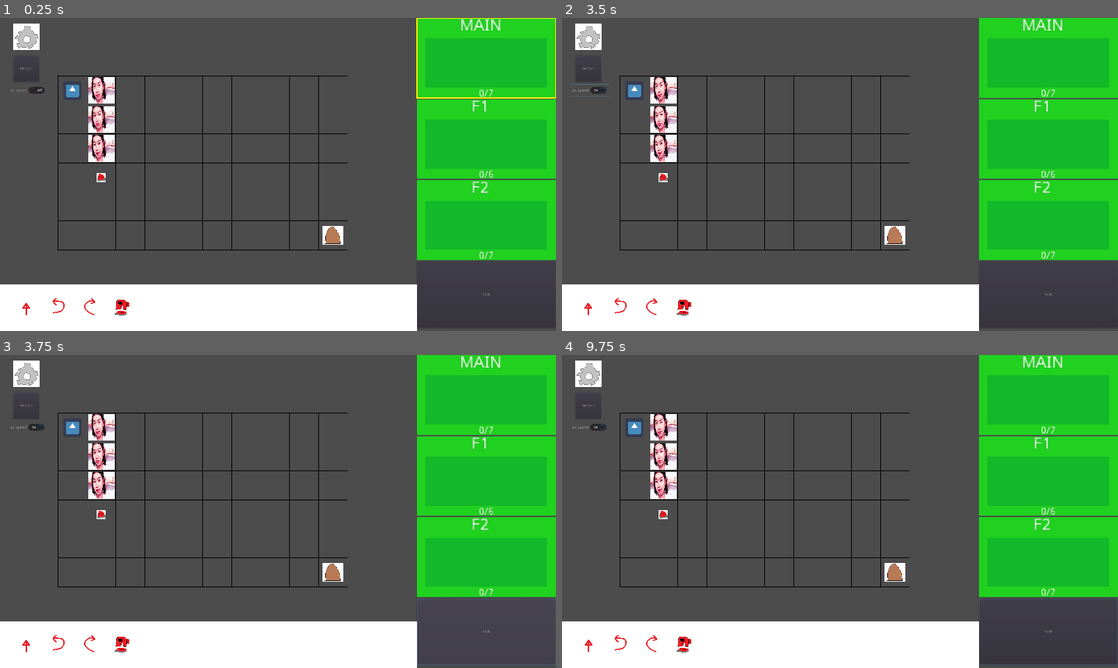
Above: before the commit, frames 1-4 (two rows, left to right).
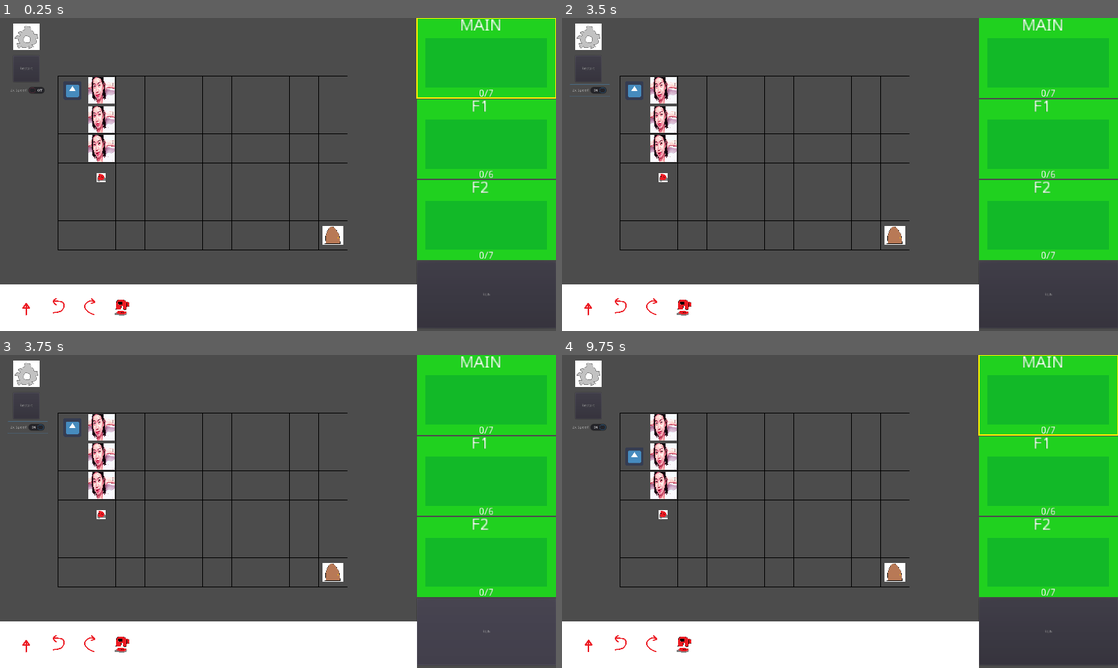
Above: after the commit, the same moments.

Repository: The-Koopalings/Flee_The_Factory
Game: Godot game, scene res://Scenes/Levels/ProofOfConcept.tscn
The game is run twice, just before and just after one commit, with the same random seed, the same clock (stepped at 60 frames per second) and the same inputs. The engine's default icon, where the game draws it, is replaced by a stand-in: a white triangle on a blue panel in a dark square.
Inputs (mouse positions are in pixels of both pictures, inside the frame that each line leads up to):
- Up to frame 1 (0.25 s): no input
- Up to frame 2 (3.5 s): click "Restart" at 0.5 s; click "Restart" at 1.25 s; click "Restart" at 2 s; click "2x Speed" at 2.75 s
- Up to frame 3 (3.75 s): click "RUN" at 3.5 s
- Up to frame 4 (9.75 s): click (589, 373) at 4.25 s; tap Enter at 5, 6.5, 8 s; drag from (1051, 398) to (662, 514) at 5.02 s; tap Space at 5.75, 7.25, 8.75 s; drag from (1051, 395) to (662, 514) at 5.77 s; move the mouse to (1051, 480) at 6.52 s; hold Right (ui_right) 6.53-7.25 s; click (1051, 480) at 6.67 s; drag from (1051, 477) to (1051, 395) at 7.27 s; drag from (1051, 561) to (1051, 395) at 8.02 s; drag from (1051, 558) to (1051, 395) at 8.77 s; move the mouse to (589, 642) at 9.52 s; hold Down (ui_down) from 9.53 s (still down); click (589, 642) at 9.67 s

Frames 1-2 are identical in both runs. In frame 3, less than 0.1% of the frame differs, in the area x 1-100%, y 21-100%; in frame 4, 0.5%, in the area x 11-100%, y 0-100%.

Commit message:
disabled focus for run button

Diff:
--- a/Scenes/Level_Components/IDE.tscn
+++ b/Scenes/Level_Components/IDE.tscn
@@ -19,6 +19,7 @@
 margin_right = 480.0
 margin_bottom = 509.0
 rect_min_size = Vector2( 480, 230 )
+focus_mode = 0
 mouse_default_cursor_shape = 2
 text = "RUN"
 
--- a/Scenes/Level_Components/IDE_Elements/FunctionBlock.tscn
+++ b/Scenes/Level_Components/IDE_Elements/FunctionBlock.tscn
@@ -8,7 +8,7 @@
 extents = Vector2( 210, 84 )
 
 [sub_resource type="RectangleShape2D" id=2]
-extents = Vector2( 245, 139.5 )
+extents = Vector2( 243, 140.5 )
 
 [node name="FunctionBlockControl" type="Control"]
 margin_right = 480.0
